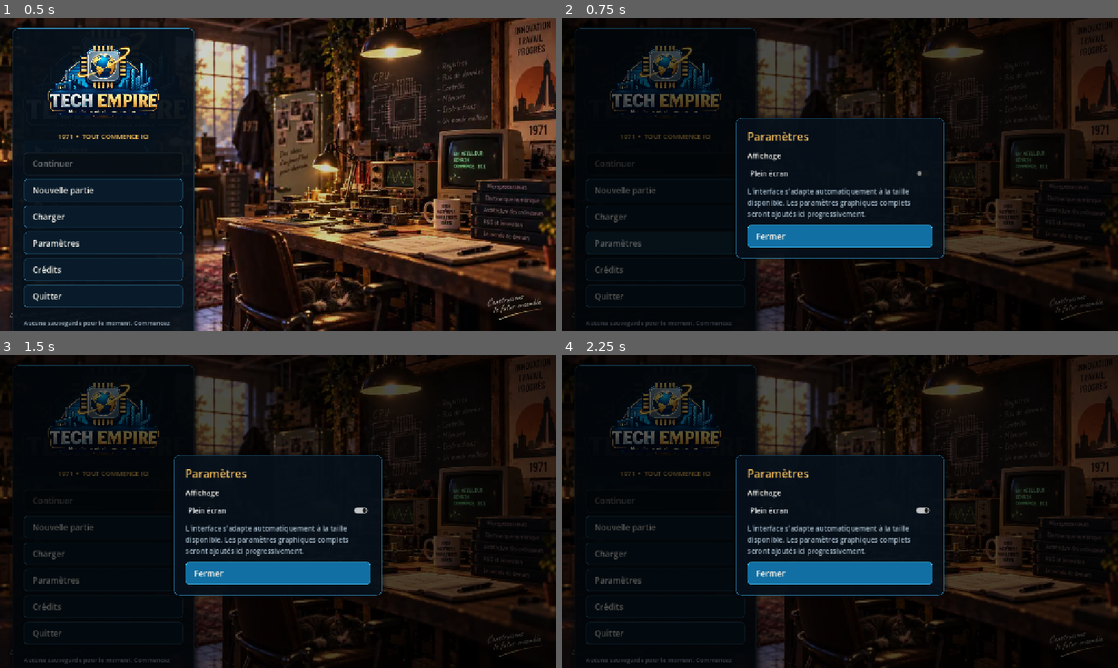
Above: before the commit, frames 1-4 (two rows, left to right).
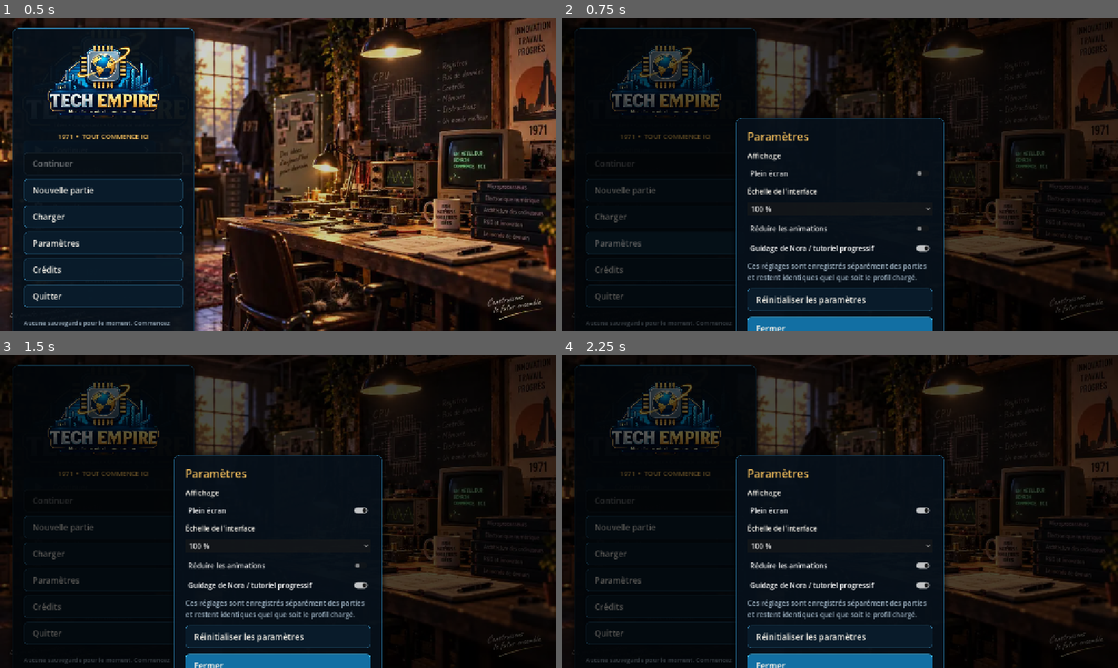
Above: after the commit, the same moments.

Repository: vadorus/addonhardwaregame2d
Game: Godot game, scene res://ui/MainMenuV031.tscn
Same seed, same stepped clock (60 frames per second), same inputs: the game is played once before the commit and once after it.
Inputs:
- Up to frame 1 (0.5 s): no input
- Up to frame 2 (0.75 s): click "Paramètres" at 0.5 s
- Up to frame 3 (1.5 s): click "Plein écran" at 1.25 s
- Up to frame 4 (2.25 s): click "Quitter" (after the commit: "Réduire les animations") at 2 s

Frame 1 is identical in both runs. In frame 2, 9.2% of the frame differs, in the area x 31-69%, y 54-100%; in frame 3, 9.2%; in frame 4, 9.2%.

Commit message:
feat(settings): wire persistent display and tutorial options into menu

Diff:
--- a/ui/MainMenuV031.gd
+++ b/ui/MainMenuV031.gd
@@ -374,15 +374,62 @@
 	if not OS.has_feature("mobile"):
 		var fullscreen := CheckButton.new()
 		fullscreen.text = "Plein écran"
-		fullscreen.button_pressed = DisplayServer.window_get_mode() == DisplayServer.WINDOW_MODE_FULLSCREEN
+		fullscreen.button_pressed = bool(SettingsManager.get_setting("display", "fullscreen"))
 		fullscreen.toggled.connect(_toggle_fullscreen)
 		_modal_body.add_child(fullscreen)
 
+	var scale_label := Label.new()
+	scale_label.text = "Échelle de l'interface"
+	scale_label.add_theme_color_override("font_color", TEXT)
+	_modal_body.add_child(scale_label)
+
+	var ui_scale := OptionButton.new()
+	var scale_values := [0.90, 1.00, 1.10, 1.25]
+	for value in scale_values:
+		ui_scale.add_item("%d %%" % int(round(float(value) * 100.0)))
+		ui_scale.set_item_metadata(ui_scale.item_count - 1, float(value))
+	var current_scale := float(SettingsManager.get_setting("display", "ui_scale"))
+	var best_index := 0
+	var best_delta := 999.0
+	for i in range(ui_scale.item_count):
+		var delta := absf(float(ui_scale.get_item_metadata(i)) - current_scale)
+		if delta < best_delta:
+			best_delta = delta
+			best_index = i
+	ui_scale.select(best_index)
+	ui_scale.item_selected.connect(func(index: int):
+		SettingsManager.set_ui_scale(float(ui_scale.get_item_metadata(index)))
+	)
+	_modal_body.add_child(ui_scale)
+
+	var reduce_motion := CheckButton.new()
+	reduce_motion.text = "Réduire les animations"
+	reduce_motion.button_pressed = bool(SettingsManager.get_setting("display", "reduce_motion"))
+	reduce_motion.toggled.connect(func(enabled: bool):
+		SettingsManager.set_setting("display", "reduce_motion", enabled)
+	)
+	_modal_body.add_child(reduce_motion)
+
+	var tutorial := CheckButton.new()
+	tutorial.text = "Guidage de Nora / tutoriel progressif"
+	tutorial.button_pressed = bool(SettingsManager.get_setting("gameplay", "tutorial_enabled"))
+	tutorial.toggled.connect(func(enabled: bool):
+		SettingsManager.set_setting("gameplay", "tutorial_enabled", enabled)
+	)
+	_modal_body.add_child(tutorial)
+
 	var responsive := Label.new()
-	responsive.text = "L'interface s'adapte automatiquement à la taille disponible. Les paramètres graphiques complets seront ajoutés ici progressivement."
+	responsive.text = "Ces réglages sont enregistrés séparément des parties et restent identiques quel que soit le profil chargé."
 	responsive.autowrap_mode = TextServer.AUTOWRAP_WORD_SMART
 	responsive.add_theme_color_override("font_color", MUTED)
 	_modal_body.add_child(responsive)
+
+	var reset := _menu_button("Réinitialiser les paramètres")
+	reset.pressed.connect(func():
+		SettingsManager.reset_to_defaults()
+		_show_settings()
+	)
+	_modal_body.add_child(reset)
 
 	var close := _menu_button("Fermer", true)
 	close.pressed.connect(_close_modal)
@@ -396,9 +443,7 @@
 	)
 
 func _toggle_fullscreen(enabled: bool) -> void:
-	DisplayServer.window_set_mode(
-		DisplayServer.WINDOW_MODE_FULLSCREEN if enabled else DisplayServer.WINDOW_MODE_WINDOWED
-	)
+	SettingsManager.set_fullscreen(enabled)
 
 func _close_modal() -> void:
 	_modal_layer.visible = false
